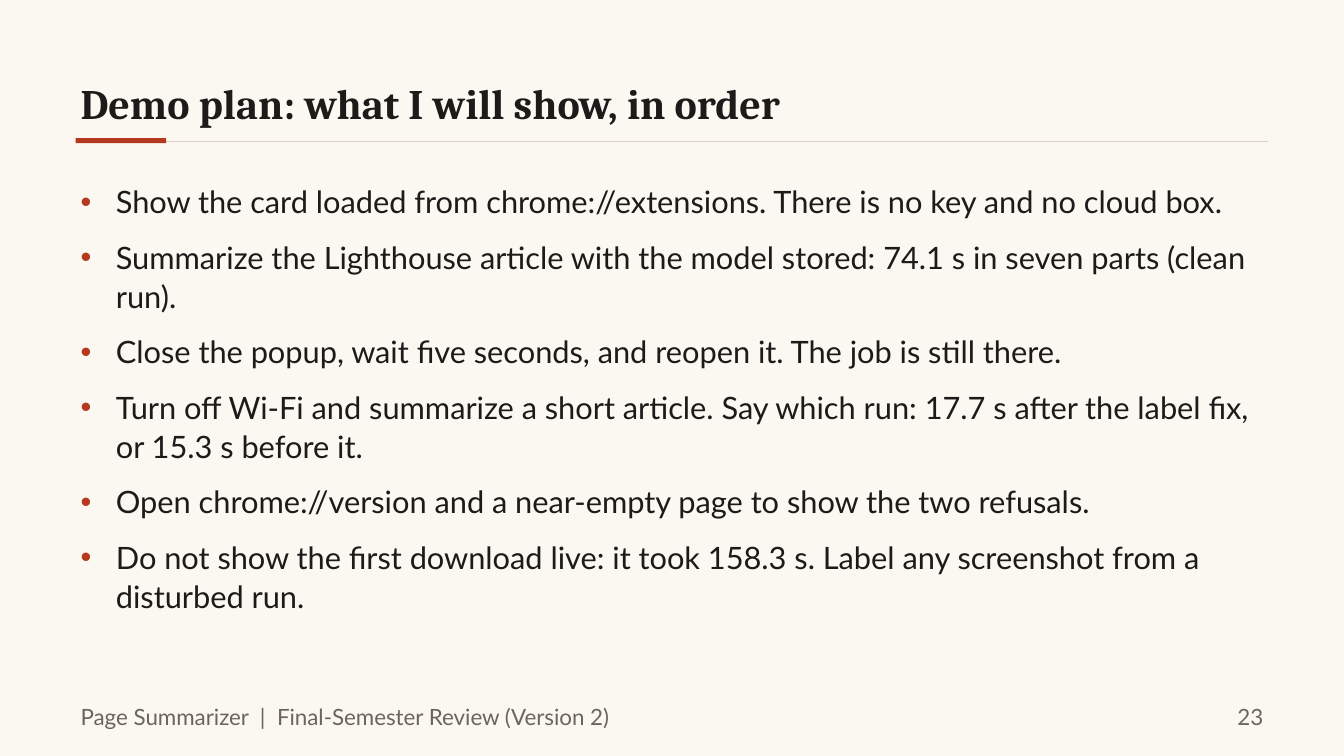
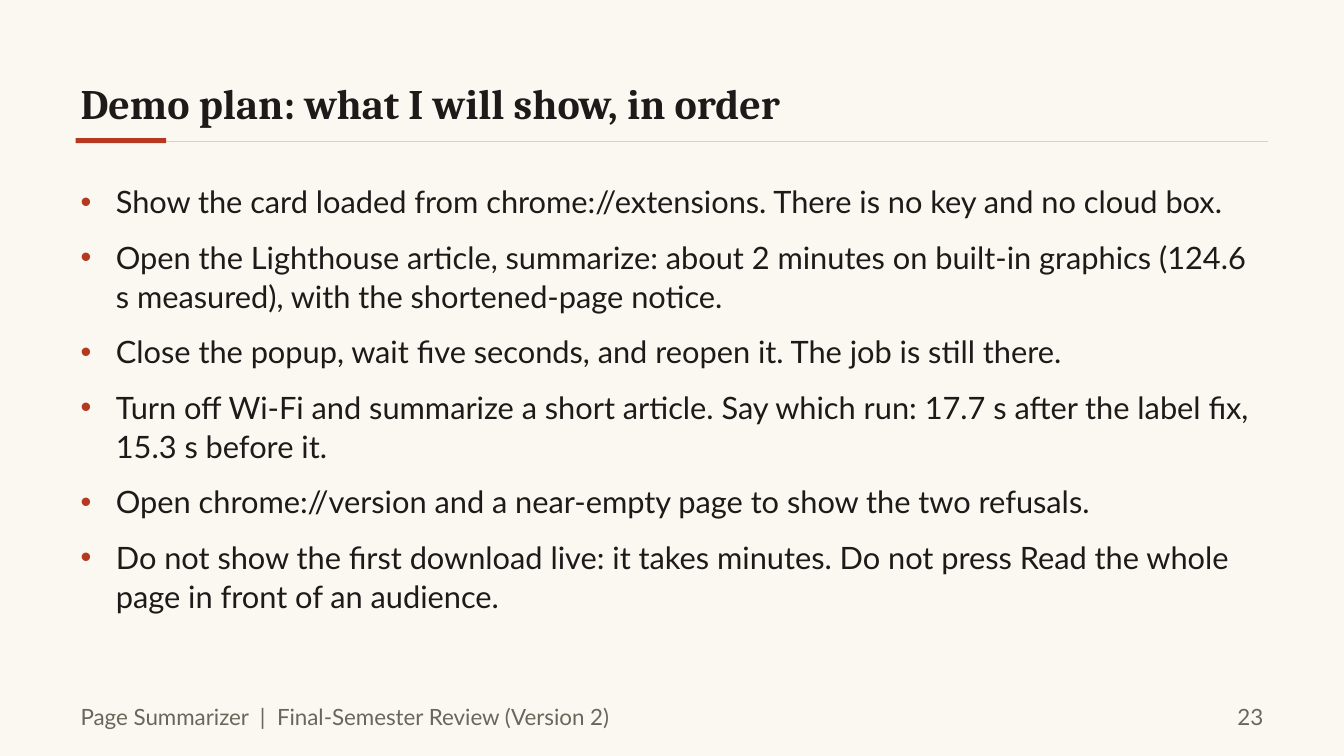
Before and after one commit to Vickey-vijay/DISSCO_web-page-summarizer, a slide deck: slide 23 of finalsem/docs/ppt/FinalSem_Deck.pptx. Drawn at 1344x756 pixels with LibreOffice and Linux fonts; fonts in the diff are those of the drawing. Boxes give left, top, right and bottom in pixels: in the first picture for what was removed or moved away, otherwise in the second. Text is boxed around its words. In the diff, an @@ line names an element or a change of style, - is before the commit and + after.

```diff
--- a/finalsem/docs/ppt/FinalSem_Deck.pptx
+++ b/finalsem/docs/ppt/FinalSem_Deck.pptx
@@ text at [116, 245, 1246, 314]: text changed @@
-• Summarize the Lighthouse article with the model stored: 74.1 s in seven parts (clean run).
+• Open the Lighthouse article, summarize: about 2 minutes on built-in graphics (124.6 s measured), with the shortened-page notice.
@@ text at [116, 396, 1249, 459]: text changed @@
-• Turn off Wi-Fi and summarize a short article. Say which run: 17.7 s after the label fix, or 15.3 s before it.
+• Turn off Wi-Fi and summarize a short article. Say which run: 17.7 s after the label fix, 15.3 s before it.
@@ text at [116, 546, 1228, 614]: text changed @@
-• Do not show the first download live: it took 158.3 s. Label any screenshot from a disturbed run.
+• Do not show the first download live: it takes minutes. Do not press Read the whole page in front of an audience.
```
Also in this commit, not shown: 8 other slides changed, 1 slide added, 1 slide removed, 43 other files.
